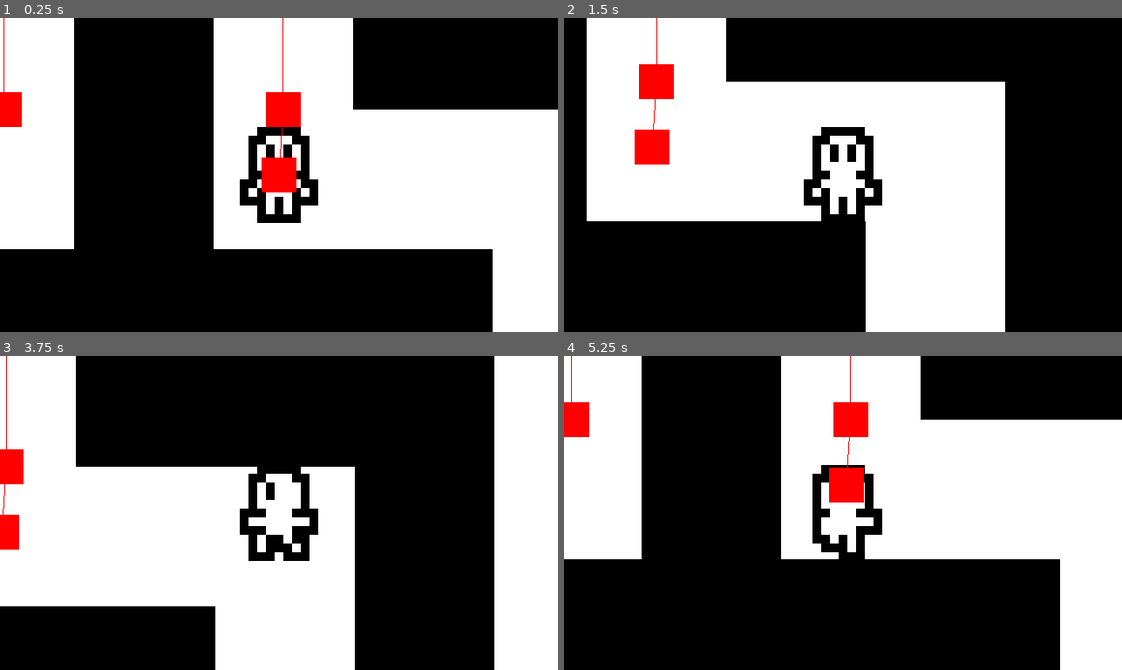
Above: before the commit, frames 1-4 (two rows, left to right).
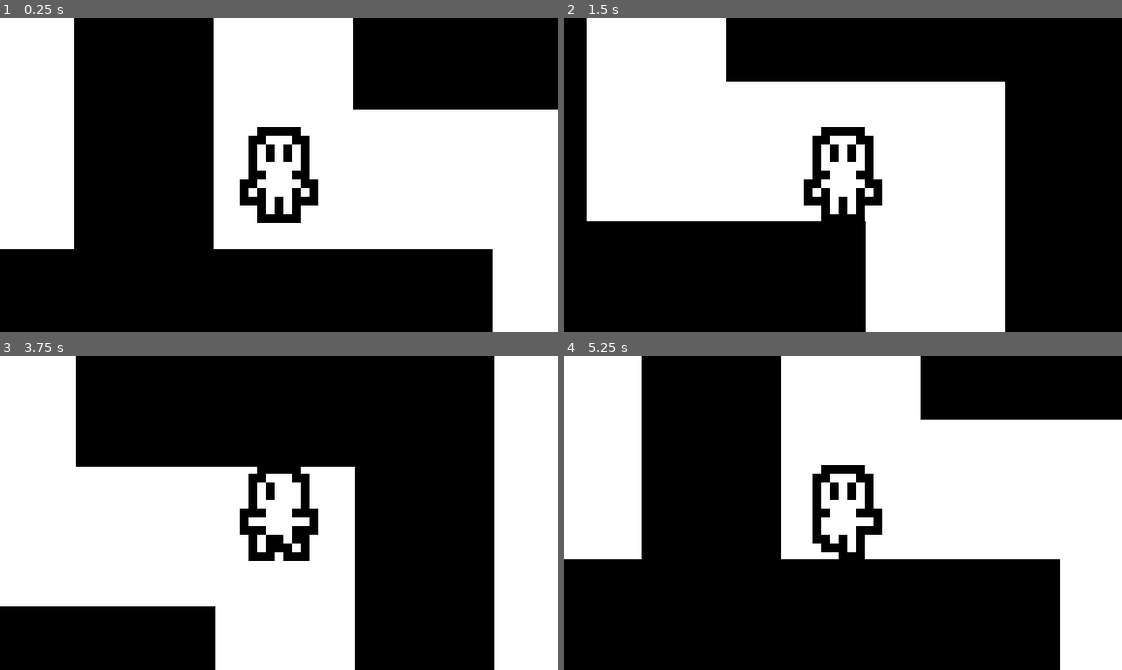
Above: after the commit, the same moments.

Repository: CasBogart/MINOTAUR
Game: Godot game, scene res://src/labyrinth.tscn
The game is run twice, just before and just after one commit, with the same random seed, the same clock (stepped at 60 frames per second) and the same inputs. The project has no main scene, so this scene is started directly.
Inputs:
- Up to frame 1 (0.25 s): no input
- Up to frame 2 (1.5 s): tap Enter at 0.5 s; hold D (move_right) 0.53-1.28 s; hold Shift (run) 0.53-1.28 s; hold S (move_down) from 1.28 s (still down); tap Shift (run) at 1.35 s
- Up to frame 3 (3.75 s): release S (move_down) at 2.03 s; hold D (move_right) 2.03-2.78 s; hold Shift (run) 2.03-2.78 s; hold W (move_up) 2.78-3.53 s; tap Shift (run) at 2.85 s; hold A (move_left) from 3.53 s (still down); hold Shift (run) from 3.53 s (still down)
- Up to frame 4 (5.25 s): release Shift (run) at 4.28 s; tap Shift (run) at 4.35 s; release A (move_left) at 5.03 s; hold S (move_down) from 5.03 s (still down); hold Shift (run) from 5.03 s (still down)

The runs differ from the first frame. In frame 1, 1.9% of the frame differs, in the area x 0-54%, y 0-56%; in frame 2, 1.4%; in frame 3, 0.9%; in frame 4, 2.0%, in the area x 0-55%, y 0-47%.

Commit message:
mino navigation

Diff:
--- a/common/minotaur/minotaur.gd
+++ b/common/minotaur/minotaur.gd
@@ -1,26 +1,19 @@
 extends CharacterBody2D
 
 # tutorial for navagents by MostlyMadProductions on YT
-# FUCKKKKKK I MIGHT HAVE TO DO A STATE MACHINE UGHHHHHHHHHH
 
 @onready var nav_agent: NavigationAgent2D = $NavigationAgent2D
+@onready var state_machine: StateMachine = $StateMachine
 
 func _ready() -> void:
-	nav_agent.target_position = get_tree().get_first_node_in_group("minotarget").position
+	state_machine.init(self)
+
+func _process(delta: float) -> void:
+	state_machine.process(delta)
 
 func _physics_process(delta: float) -> void:
-	if !nav_agent.is_target_reached():
-		var nav_point_direction = to_local(nav_agent.get_next_path_position()).normalized()
-		velocity = nav_point_direction * 1000 * delta
+	state_machine.process_physics(delta)
+	move_and_slide()
 
-		move_and_slide()
-
-func wander():
-	pass
-
-func search_area():
-	pass
-
-func pursue():
-	pass
-	#nav_agent.target_position = get_tree().get_first_node_in_group("minotarget").position
+func _unhandled_input(event: InputEvent) -> void:
+	state_machine.process_input(event)
--- a/common/minotaur/minotaur.tscn
+++ b/common/minotaur/minotaur.tscn
@@ -2,6 +2,10 @@
 
 [ext_resource type="Texture2D" uid="uid://bxqxqd41ywtc7" path="res://common/minotaur/minotaur.png" id="1_7tlxx"]
 [ext_resource type="Script" uid="uid://db1iusrigr0mt" path="res://common/minotaur/minotaur.gd" id="1_xgclo"]
+[ext_resource type="Script" uid="uid://bmy4fljjiwts2" path="res://src/statemachine/stateMachine.gd" id="3_4a63y"]
+[ext_resource type="Script" uid="uid://dtv323af3od1e" path="res://src/statemachine/minotaur2dstate/minoPursue.gd" id="4_2k8ih"]
+[ext_resource type="Script" uid="uid://dcn2u1fyjof6j" path="res://src/statemachine/minotaur2dstate/minoSearch.gd" id="5_jbs1e"]
+[ext_resource type="Script" uid="uid://cnvnurxgq8nva" path="res://src/statemachine/minotaur2dstate/minoIdle.gd" id="6_s5gt7"]
 
 [sub_resource type="CapsuleShape2D" id="CapsuleShape2D_xgclo"]
 radius = 3.0
@@ -19,11 +23,43 @@
 texture = ExtResource("1_7tlxx")
 
 [node name="NavigationAgent2D" type="NavigationAgent2D" parent="." unique_id=1302296990]
-path_desired_distance = 1.0
-target_desired_distance = 1.0
+path_desired_distance = 3.0
+target_desired_distance = 15.0
 navigation_layers = 4
 path_postprocessing = 1
 simplify_path = true
-debug_enabled = true
+simplify_epsilon = 3.0
+path_return_max_radius = 100.0
+radius = 3.0
+avoidance_layers = 0
+avoidance_mask = 8
 debug_use_custom = true
 debug_path_custom_color = Color(1, 0, 0, 1)
+
+[node name="StateMachine" type="Node" parent="." unique_id=527447310 node_paths=PackedStringArray("INITIAL_STATE")]
+script = ExtResource("3_4a63y")
+INITIAL_STATE = NodePath("MinoSearch")
+metadata/_custom_type_script = "uid://bmy4fljjiwts2"
+
+[node name="MinoPursue" type="Node" parent="StateMachine" unique_id=552462194 node_paths=PackedStringArray("SearchState")]
+script = ExtResource("4_2k8ih")
+SearchState = NodePath("../MinoSearch")
+metadata/_custom_type_script = "uid://dtv323af3od1e"
+
+[node name="PursueTimer" type="Timer" parent="StateMachine" unique_id=770955948]
+wait_time = 1.5
+
+[node name="MinoSearch" type="Node" parent="StateMachine" unique_id=397797247 node_paths=PackedStringArray("IdleState", "PursueState")]
+script = ExtResource("5_jbs1e")
+IdleState = NodePath("../MinoIdle")
+PursueState = NodePath("../MinoPursue")
+metadata/_custom_type_script = "uid://dcn2u1fyjof6j"
+
+[node name="MinoIdle" type="Node" parent="StateMachine" unique_id=60297968 node_paths=PackedStringArray("SearchState", "PursueState")]
+script = ExtResource("6_s5gt7")
+SearchState = NodePath("../MinoSearch")
+PursueState = NodePath("../MinoPursue")
+metadata/_custom_type_script = "uid://cnvnurxgq8nva"
+
+[node name="IdleTimer" type="Timer" parent="StateMachine" unique_id=2094506934]
+one_shot = true
--- a/project.godot
+++ b/project.godot
@@ -13,6 +13,10 @@
 config/name="MINOTAUR"
 config/features=PackedStringArray("4.6", "Forward Plus")
 config/icon="res://icon.svg"
+
+[autoload]
+
+SignalBus="*uid://dlq7ikf60ys2k"
 
 [debug]
 
@@ -63,6 +67,7 @@
 2d_physics/layer_3="wall"
 2d_navigation/layer_3="maze"
 2d_physics/layer_4="minotaur"
+2d_navigation/layer_4="walls"
 
 [physics]
 
--- /dev/null
+++ b/src/statemachine/minotaur2dstate/minoIdle.gd
@@ -0,0 +1,25 @@
+class_name MinoIdle extends State
+
+@export var SearchState: State
+@export var PursueState: State
+
+@onready var idle_timer: Timer = $"../IdleTimer"
+
+func enter():
+	parent.velocity = Vector2(0, 0)
+	idle_timer.start(1)
+
+func exit():
+	pass
+
+func process_input(_event: InputEvent) -> State:
+	return null
+
+func process_physics(_delta) -> State:
+	if idle_timer.is_stopped():
+		return SearchState
+
+	return null
+
+func process(_delta) -> State:
+	return null
--- /dev/null
+++ b/src/statemachine/minotaur2dstate/minoPursue.gd
@@ -0,0 +1,32 @@
+class_name MinoPursue extends State
+
+@export var SearchState: State
+
+@onready var pursueTimer: Timer = $"../PursueTimer"
+var run_speed: int = 1350
+
+func enter():
+	parent.nav_agent.target_position = get_tree().get_first_node_in_group("minotarget").position
+	pursueTimer.start()
+
+func exit():
+	pass
+
+func process_input(_event: InputEvent) -> State:
+	return null
+
+func process_physics(delta) -> State:
+	if !parent.nav_agent.is_target_reached():
+		var nav_point_direction = parent.to_local(parent.nav_agent.get_next_path_position()).normalized()
+		parent.velocity = nav_point_direction * run_speed * delta
+
+	if parent.nav_agent.path_return_max_radius < parent.to_local(parent.nav_agent.get_path_length()).normalized():
+		return SearchState
+
+	if pursueTimer.timeout:
+		parent.nav_agent.target_position = get_tree().get_first_node_in_group("minotarget").position
+
+	return null
+
+func process(_delta) -> State:
+	return null
--- /dev/null
+++ b/src/statemachine/minotaur2dstate/minoSearch.gd
@@ -0,0 +1,29 @@
+class_name MinoSearch extends State
+
+@export var IdleState: State
+@export var PursueState: State
+
+var search_speed: int = 600
+
+func enter():
+	parent.nav_agent.target_position = get_tree().get_first_node_in_group("minotarget").position
+	parent.nav_agent.target_position.x += randi_range(-30, 30)
+	parent.nav_agent.target_position.y += randi_range(-30, 30)
+
+func exit():
+	pass
+
+func process_input(_event: InputEvent) -> State:
+	return null
+
+func process_physics(delta) -> State:
+	if not parent.nav_agent.is_navigation_finished():
+		var nav_point_direction = parent.to_local(parent.nav_agent.get_next_path_position()).normalized()
+		parent.velocity = nav_point_direction * search_speed * delta
+	elif parent.nav_agent.is_navigation_finished():
+		return IdleState
+
+	return null
+
+func process(_delta) -> State:
+	return null
Not shown, added: src/statemachine/minotaur2dstate/minoIdle.gd.uid
Not shown, added: src/statemachine/minotaur2dstate/minoPursue.gd.uid
Not shown, added: src/statemachine/minotaur2dstate/minoSearch.gd.uid
Not shown, changed: README.md
